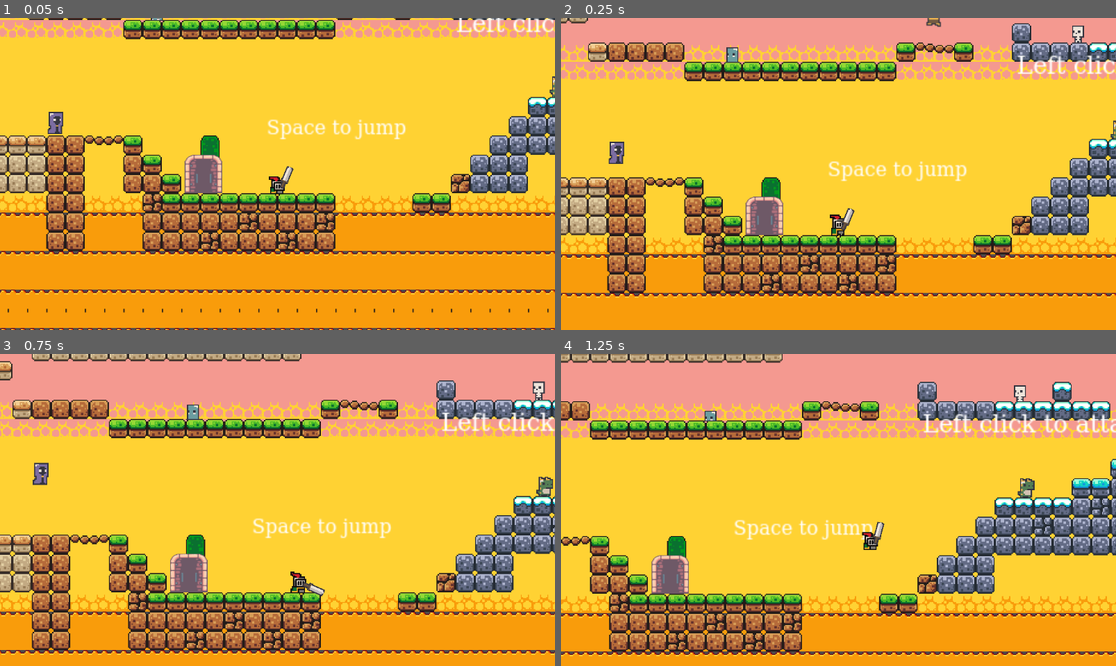
Above: before the commit, frames 1-4 (two rows, left to right).
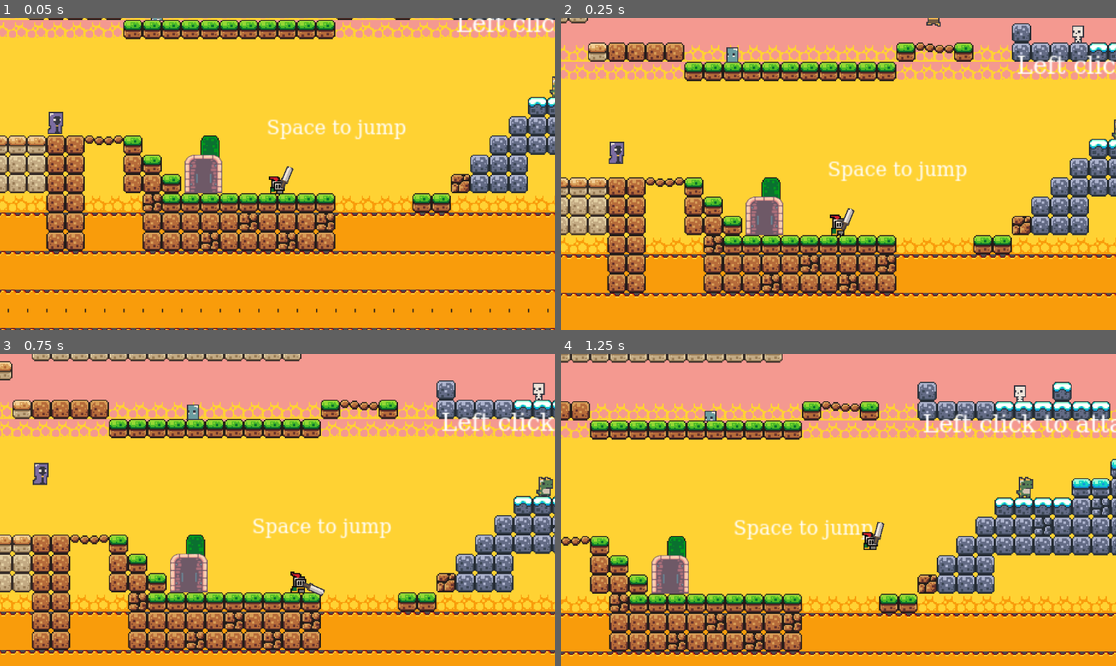
Above: after the commit, the same moments.

Repository: anhDNla/2D-Action-Adventure-Game-
Game: Godot game, scene res://Scenes/level_1.tscn
Same seed, same stepped clock (60 frames per second), same inputs: the game is played once before the commit and once after it.
Inputs (mouse positions are in pixels of both pictures, inside the frame that each line leads up to):
- Up to frame 1 (0.05 s): no input
- Up to frame 2 (0.25 s): no input
- Up to frame 3 (0.75 s): tap Enter (ui_accept) at 0.5 s; move the mouse to (399, 494) at 0.52 s; press the mouse at (399, 494) at 0.53 s; hold Right (move_right) from 0.53 s (still down)
- Up to frame 4 (1.25 s): keep holding Right (move_right); tap Space (jump) at 0.77 s

Frame 1 is identical in both runs. In frame 2, less than 0.1% of the frame differs, in the area x 65-100%, y 0-39%; in frame 3, less than 0.1%; in frame 4, 0.1%, in the area x 81-86%, y 39-47%.

Commit message:
Enemy Death Animations
Added death animations for all enemies.

Diff:
--- a/Scenes/devil_enemy.tscn
+++ b/Scenes/devil_enemy.tscn
@@ -1,7 +1,15 @@
-[gd_scene load_steps=13 format=3 uid="uid://t7k0aoiwypd5"]
+[gd_scene load_steps=15 format=3 uid="uid://t7k0aoiwypd5"]
 
 [ext_resource type="Script" path="res://Scripts/devil_enemy.gd" id="1_fdvvi"]
 [ext_resource type="Texture2D" uid="uid://ddb7nxck1rqff" path="res://Assets/Dungeon Assets/devil_.png" id="1_pqm2s"]
+
+[sub_resource type="AtlasTexture" id="AtlasTexture_aw560"]
+atlas = ExtResource("1_pqm2s")
+region = Rect2(56, 112, 28, 28)
+
+[sub_resource type="AtlasTexture" id="AtlasTexture_js055"]
+atlas = ExtResource("1_pqm2s")
+region = Rect2(84, 140, 28, 28)
 
 [sub_resource type="AtlasTexture" id="AtlasTexture_6ow5f"]
 atlas = ExtResource("1_pqm2s")
@@ -39,6 +47,17 @@
 animations = [{
 "frames": [{
 "duration": 1.0,
+"texture": SubResource("AtlasTexture_aw560")
+}, {
+"duration": 1.0,
+"texture": SubResource("AtlasTexture_js055")
+}],
+"loop": true,
+"name": &"Death",
+"speed": 5.0
+}, {
+"frames": [{
+"duration": 1.0,
 "texture": SubResource("AtlasTexture_6ow5f")
 }, {
 "duration": 1.0,
@@ -74,11 +93,14 @@
 script = ExtResource("1_fdvvi")
 
 [node name="AnimatedSprite2D" type="AnimatedSprite2D" parent="."]
+texture_filter = 1
 position = Vector2(-1, -11)
 scale = Vector2(0.955357, 0.852679)
 sprite_frames = SubResource("SpriteFrames_4ayx6")
+animation = &"Death"
 autoplay = "default"
-frame_progress = 0.69875
+frame = 1
+frame_progress = 0.118957
 
 [node name="RayCastRight" type="RayCast2D" parent="."]
 position = Vector2(0, -7)
--- a/Scenes/dragon_enemy.tscn
+++ b/Scenes/dragon_enemy.tscn
@@ -1,7 +1,15 @@
-[gd_scene load_steps=9 format=3 uid="uid://tovrxmkqm3dp"]
+[gd_scene load_steps=11 format=3 uid="uid://tovrxmkqm3dp"]
 
 [ext_resource type="Texture2D" uid="uid://dyf8tuq7md67j" path="res://Assets/Dungeon Assets/dragon_.png" id="1_t2exu"]
 [ext_resource type="Script" path="res://Scenes/dragon_enemy.gd" id="1_x6mej"]
+
+[sub_resource type="AtlasTexture" id="AtlasTexture_l4q02"]
+atlas = ExtResource("1_t2exu")
+region = Rect2(48, 126, 24, 21)
+
+[sub_resource type="AtlasTexture" id="AtlasTexture_bt43r"]
+atlas = ExtResource("1_t2exu")
+region = Rect2(144, 126, 24, 21)
 
 [sub_resource type="AtlasTexture" id="AtlasTexture_1whxe"]
 atlas = ExtResource("1_t2exu")
@@ -21,6 +29,17 @@
 
 [sub_resource type="SpriteFrames" id="SpriteFrames_1mxia"]
 animations = [{
+"frames": [{
+"duration": 1.0,
+"texture": SubResource("AtlasTexture_l4q02")
+}, {
+"duration": 1.0,
+"texture": SubResource("AtlasTexture_bt43r")
+}],
+"loop": true,
+"name": &"Death",
+"speed": 5.0
+}, {
 "frames": [{
 "duration": 1.0,
 "texture": SubResource("AtlasTexture_1whxe")
@@ -46,10 +65,11 @@
 script = ExtResource("1_x6mej")
 
 [node name="AnimatedSprite2D" type="AnimatedSprite2D" parent="."]
+texture_filter = 1
 position = Vector2(0, -12)
 sprite_frames = SubResource("SpriteFrames_1mxia")
+animation = &"Death"
 autoplay = "default"
-frame_progress = 0.329235
 
 [node name="Area2D" type="Area2D" parent="." groups=["Enemy"]]
 
--- a/Scenes/goblin_king_enemy.tscn
+++ b/Scenes/goblin_king_enemy.tscn
@@ -1,6 +1,14 @@
-[gd_scene load_steps=8 format=3 uid="uid://dijoeqtsvo0ot"]
+[gd_scene load_steps=10 format=3 uid="uid://dijoeqtsvo0ot"]
 
 [ext_resource type="Texture2D" uid="uid://kf4dteuulimu" path="res://Assets/Dungeon Assets/goblinKing_.png" id="1_6o7jb"]
+
+[sub_resource type="AtlasTexture" id="AtlasTexture_fq8u7"]
+atlas = ExtResource("1_6o7jb")
+region = Rect2(48, 96, 24, 24)
+
+[sub_resource type="AtlasTexture" id="AtlasTexture_dr2fb"]
+atlas = ExtResource("1_6o7jb")
+region = Rect2(144, 96, 24, 24)
 
 [sub_resource type="AtlasTexture" id="AtlasTexture_elu8u"]
 atlas = ExtResource("1_6o7jb")
@@ -20,6 +28,17 @@
 
 [sub_resource type="SpriteFrames" id="SpriteFrames_ievlr"]
 animations = [{
+"frames": [{
+"duration": 1.0,
+"texture": SubResource("AtlasTexture_fq8u7")
+}, {
+"duration": 1.0,
+"texture": SubResource("AtlasTexture_dr2fb")
+}],
+"loop": true,
+"name": &"Death",
+"speed": 5.0
+}, {
 "frames": [{
 "duration": 1.0,
 "texture": SubResource("AtlasTexture_elu8u")
@@ -42,13 +61,16 @@
 size = Vector2(31, 33)
 
 [node name="goblinKing_enemy" type="Node2D"]
+texture_filter = 1
 
 [node name="AnimatedSprite2D" type="AnimatedSprite2D" parent="."]
 position = Vector2(0, -21)
 scale = Vector2(1.75, 1.75)
 sprite_frames = SubResource("SpriteFrames_ievlr")
+animation = &"Death"
 autoplay = "default"
-frame_progress = 0.325044
+frame = 1
+frame_progress = 0.864072
 
 [node name="Area2D" type="Area2D" parent="." groups=["Enemy"]]
 
--- a/Scenes/hobgoblin_enemy.tscn
+++ b/Scenes/hobgoblin_enemy.tscn
@@ -1,7 +1,15 @@
-[gd_scene load_steps=11 format=3 uid="uid://huq5kjnuiys"]
+[gd_scene load_steps=13 format=3 uid="uid://huq5kjnuiys"]
 
 [ext_resource type="Script" path="res://Scripts/hobgoblin_enemy.gd" id="1_8yg8j"]
 [ext_resource type="Texture2D" uid="uid://dgjc2ctdxdp48" path="res://Assets/Dungeon Assets/hobgoblin_.png" id="1_uelyv"]
+
+[sub_resource type="AtlasTexture" id="AtlasTexture_8t41y"]
+atlas = ExtResource("1_uelyv")
+region = Rect2(48, 96, 24, 24)
+
+[sub_resource type="AtlasTexture" id="AtlasTexture_sm4te"]
+atlas = ExtResource("1_uelyv")
+region = Rect2(144, 96, 24, 24)
 
 [sub_resource type="AtlasTexture" id="AtlasTexture_ic8st"]
 atlas = ExtResource("1_uelyv")
@@ -29,6 +37,17 @@
 
 [sub_resource type="SpriteFrames" id="SpriteFrames_l6311"]
 animations = [{
+"frames": [{
+"duration": 1.0,
+"texture": SubResource("AtlasTexture_8t41y")
+}, {
+"duration": 1.0,
+"texture": SubResource("AtlasTexture_sm4te")
+}],
+"loop": true,
+"name": &"Death",
+"speed": 5.0
+}, {
 "frames": [{
 "duration": 1.0,
 "texture": SubResource("AtlasTexture_ic8st")
@@ -60,10 +79,13 @@
 script = ExtResource("1_8yg8j")
 
 [node name="AnimatedSprite2D" type="AnimatedSprite2D" parent="."]
+texture_filter = 1
 position = Vector2(0, -13)
 sprite_frames = SubResource("SpriteFrames_l6311")
+animation = &"Death"
 autoplay = "default"
-frame_progress = 0.368724
+frame = 1
+frame_progress = 0.700868
 
 [node name="RayCastUp" type="RayCast2D" parent="."]
 position = Vector2(0, -9)
--- a/Scenes/knight_enemy.tscn
+++ b/Scenes/knight_enemy.tscn
@@ -1,7 +1,15 @@
-[gd_scene load_steps=9 format=3 uid="uid://strsnvkr2hh5"]
+[gd_scene load_steps=11 format=3 uid="uid://strsnvkr2hh5"]
 
 [ext_resource type="Script" path="res://Scripts/knight_enemy.gd" id="1_6384w"]
 [ext_resource type="Texture2D" uid="uid://nj0pkng3ritp" path="res://Assets/Dungeon Assets/knight_.png" id="1_wx5o8"]
+
+[sub_resource type="AtlasTexture" id="AtlasTexture_jl053"]
+atlas = ExtResource("1_wx5o8")
+region = Rect2(48, 100, 24, 20)
+
+[sub_resource type="AtlasTexture" id="AtlasTexture_ik7jj"]
+atlas = ExtResource("1_wx5o8")
+region = Rect2(144, 100, 24, 20)
 
 [sub_resource type="AtlasTexture" id="AtlasTexture_hu554"]
 atlas = ExtResource("1_wx5o8")
@@ -21,6 +29,17 @@
 
 [sub_resource type="SpriteFrames" id="SpriteFrames_6oyc1"]
 animations = [{
+"frames": [{
+"duration": 1.0,
+"texture": SubResource("AtlasTexture_jl053")
+}, {
+"duration": 1.0,
+"texture": SubResource("AtlasTexture_ik7jj")
+}],
+"loop": true,
+"name": &"Death",
+"speed": 5.0
+}, {
 "frames": [{
 "duration": 1.0,
 "texture": SubResource("AtlasTexture_hu554")
@@ -43,13 +62,15 @@
 size = Vector2(11, 16)
 
 [node name="knight_enemy" type="Node2D" groups=["Enemy"]]
+texture_filter = 1
 script = ExtResource("1_6384w")
 
 [node name="AnimatedSprite2D" type="AnimatedSprite2D" parent="."]
 position = Vector2(0, -11)
 sprite_frames = SubResource("SpriteFrames_6oyc1")
+animation = &"Death"
 autoplay = "default"
-frame_progress = 0.112709
+frame_progress = 0.658249
 
 [node name="RayCastRight" type="RayCast2D" parent="."]
 position = Vector2(0, -7)
--- a/Scenes/level_1.tscn
+++ b/Scenes/level_1.tscn
@@ -1130,7 +1130,6 @@
 position = Vector2(79, -157)
 
 [node name="knight_enemy" parent="Enemies" instance=ExtResource("8_3p5b5")]
-texture_filter = 1
 position = Vector2(-170, -207)
 
 [node name="Doors" type="Node" parent="."]
--- a/Scenes/main.tscn
+++ b/Scenes/main.tscn
@@ -877,7 +877,6 @@
 position = Vector2(-40, 1)
 
 [node name="knight_enemy" parent="." instance=ExtResource("9_l05ol")]
-texture_filter = 1
 position = Vector2(-170, -207)
 
 [node name="hobgoblin_enemy" parent="." instance=ExtResource("10_a43ft")]
--- a/Scenes/necromancer_hand_enemy.tscn
+++ b/Scenes/necromancer_hand_enemy.tscn
@@ -1,7 +1,15 @@
-[gd_scene load_steps=10 format=3 uid="uid://b5ub3d5344dpu"]
+[gd_scene load_steps=12 format=3 uid="uid://b5ub3d5344dpu"]
 
 [ext_resource type="Texture2D" uid="uid://c6ambtoge7qgy" path="res://Assets/Dungeon Assets/necromancer_.png" id="1_3cdde"]
 [ext_resource type="Script" path="res://Scripts/necromancer_hand_enemy.gd" id="1_n4nde"]
+
+[sub_resource type="AtlasTexture" id="AtlasTexture_spwi7"]
+atlas = ExtResource("1_3cdde")
+region = Rect2(144, 80, 24, 20)
+
+[sub_resource type="AtlasTexture" id="AtlasTexture_7ldj8"]
+atlas = ExtResource("1_3cdde")
+region = Rect2(48, 80, 24, 20)
 
 [sub_resource type="AtlasTexture" id="AtlasTexture_nf5ys"]
 atlas = ExtResource("1_3cdde")
@@ -25,6 +33,17 @@
 
 [sub_resource type="SpriteFrames" id="SpriteFrames_q85qc"]
 animations = [{
+"frames": [{
+"duration": 1.0,
+"texture": SubResource("AtlasTexture_spwi7")
+}, {
+"duration": 1.0,
+"texture": SubResource("AtlasTexture_7ldj8")
+}],
+"loop": true,
+"name": &"Death",
+"speed": 5.0
+}, {
 "frames": [{
 "duration": 1.0,
 "texture": SubResource("AtlasTexture_nf5ys")
@@ -57,7 +76,6 @@
 position = Vector2(0, -14)
 scale = Vector2(1, 1.08333)
 sprite_frames = SubResource("SpriteFrames_q85qc")
-frame_progress = 0.609059
 
 [node name="RayCastUp" type="RayCast2D" parent="."]
 position = Vector2(0, -9)
--- a/Scenes/skeleton_enemy.tscn
+++ b/Scenes/skeleton_enemy.tscn
@@ -1,7 +1,11 @@
-[gd_scene load_steps=9 format=3 uid="uid://ubkh822o5t41"]
+[gd_scene load_steps=10 format=3 uid="uid://ubkh822o5t41"]
 
 [ext_resource type="Script" path="res://Scripts/skeleton_enemy.gd" id="1_arqqp"]
 [ext_resource type="Texture2D" uid="uid://da1xus0gjgv5w" path="res://Assets/Dungeon Assets/skeleton_.png" id="1_wrnix"]
+
+[sub_resource type="AtlasTexture" id="AtlasTexture_35mlj"]
+atlas = ExtResource("1_wrnix")
+region = Rect2(144, 126, 24, 21)
 
 [sub_resource type="AtlasTexture" id="AtlasTexture_ypa7m"]
 atlas = ExtResource("1_wrnix")
@@ -21,6 +25,14 @@
 
 [sub_resource type="SpriteFrames" id="SpriteFrames_fp1ao"]
 animations = [{
+"frames": [{
+"duration": 1.0,
+"texture": SubResource("AtlasTexture_35mlj")
+}],
+"loop": true,
+"name": &"Death",
+"speed": 5.0
+}, {
 "frames": [{
 "duration": 1.0,
 "texture": SubResource("AtlasTexture_ypa7m")
@@ -49,8 +61,9 @@
 texture_filter = 1
 position = Vector2(0, -12)
 sprite_frames = SubResource("SpriteFrames_fp1ao")
+animation = &"Death"
 autoplay = "default"
-frame_progress = 0.353265
+frame_progress = 0.547298
 flip_h = true
 
 [node name="RayCastRight" type="RayCast2D" parent="AnimatedSprite2D"]
--- a/Scenes/slime_enemy.tscn
+++ b/Scenes/slime_enemy.tscn
@@ -1,7 +1,19 @@
-[gd_scene load_steps=9 format=3 uid="uid://b0ifdfk65pqee"]
+[gd_scene load_steps=12 format=3 uid="uid://b0ifdfk65pqee"]
 
 [ext_resource type="Texture2D" uid="uid://dnykwh5x4p1jn" path="res://Assets/Dungeon Assets/slime_.png" id="1_hhveg"]
 [ext_resource type="Script" path="res://Scenes/slime_enemy.gd" id="1_k6lsa"]
+
+[sub_resource type="AtlasTexture" id="AtlasTexture_5ajr5"]
+atlas = ExtResource("1_hhveg")
+region = Rect2(48, 80, 24, 20)
+
+[sub_resource type="AtlasTexture" id="AtlasTexture_t411w"]
+atlas = ExtResource("1_hhveg")
+region = Rect2(48, 80, 24, 20)
+
+[sub_resource type="AtlasTexture" id="AtlasTexture_g6eg5"]
+atlas = ExtResource("1_hhveg")
+region = Rect2(144, 80, 24, 20)
 
 [sub_resource type="AtlasTexture" id="AtlasTexture_5jxkn"]
 atlas = ExtResource("1_hhveg")
@@ -21,6 +33,20 @@
 
 [sub_resource type="SpriteFrames" id="SpriteFrames_mk7m4"]
 animations = [{
+"frames": [{
+"duration": 1.0,
+"texture": SubResource("AtlasTexture_5ajr5")
+}, {
+"duration": 1.0,
+"texture": SubResource("AtlasTexture_t411w")
+}, {
+"duration": 1.0,
+"texture": SubResource("AtlasTexture_g6eg5")
+}],
+"loop": true,
+"name": &"Death",
+"speed": 5.0
+}, {
 "frames": [{
 "duration": 1.0,
 "texture": SubResource("AtlasTexture_5jxkn")
@@ -46,10 +72,13 @@
 script = ExtResource("1_k6lsa")
 
 [node name="AnimatedSprite2D" type="AnimatedSprite2D" parent="."]
+texture_filter = 1
 position = Vector2(0, -12)
 sprite_frames = SubResource("SpriteFrames_mk7m4")
+animation = &"Death"
 autoplay = "default"
-frame_progress = 0.570678
+frame = 1
+frame_progress = 0.206283
 
 [node name="Area2D" type="Area2D" parent="." groups=["Enemy"]]
 
